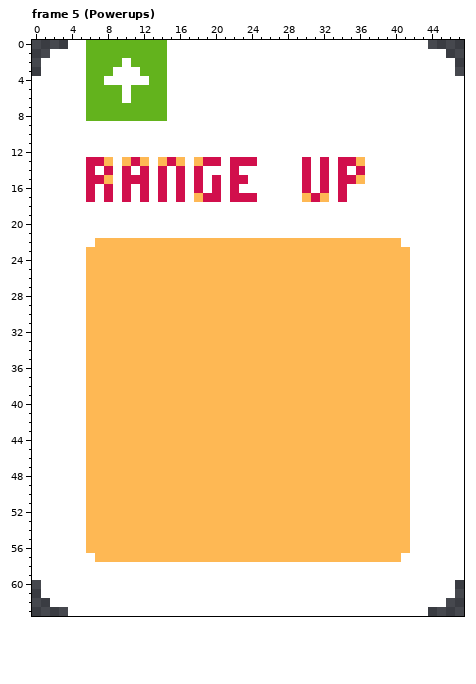
Pixel-art file: .project/art/cards.aseprite. Above, as it was before the edit.
48x64 pixels, 8 frames. Shown: frame 5 (Powerups). The commit also changed other frames, which this record leaves out.
After the commit:
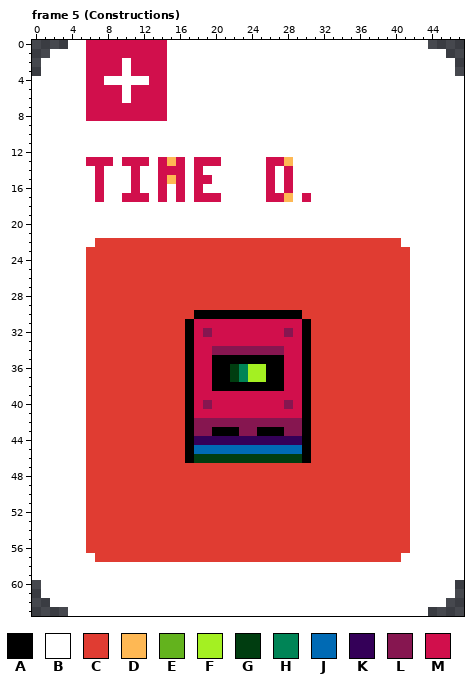
Palette (. is transparent): A #000000  B #ffffff  C #e03c32  D #feb854  E #63b31d  F #a4f022  G #003d10  H #008456  J #006ab4  K #340058  L #861650  M #d10f4c
Diff:
Frame 5 (Constructions), layers "Layer 3", "Layer 1":
The author changed colour D to colour A in row 30 at x 18 to 29; in rows 31 to 34 at x 17 and 30; in row 35 at x 17, 20 to 27 and 30; in rows 36 to 37 at x 17, 20 to 21, 26 to 27 and 30; in row 38 at x 17, 20 to 27 and 30; in rows 39 to 42 at x 17 and 30.
The author changed colour D to colour A in row 43 at x 17, 20 to 22, 25 to 27 and 30; in rows 44 to 46 at x 17 and 30.
The author changed colour D to colour B in row 13 at x 36; in row 15 at x 8 and 36; in row 17 at x 32.
The author changed colour M to colour B in row 13 at x 22 to 24, 30, 32 and 34 to 35; in row 14 at x 6, 8, 10, 12, 22, 30, 32, 34 and 36; in row 15 at x 6, 10, 12, 20, 22 to 23, 30, 32 and 34 to 35; in row 16 at x 6, 8, 10, 12, 20, 22, 30, 32 and 34; in row 17 at x 6, 8, 22 to 24, 31 and 34.
The author changed colour D to colour C in row 22 at x 7 to 40; in rows 23 to 29 at x 6 to 41; in row 30 at x 6 to 17 and 30 to 41; in rows 31 to 46 at x 6 to 16 and 31 to 41; in rows 47 to 56 at x 6 to 41; in row 57 at x 7 to 40.
The author changed colour B to colour D in row 13 at x 28; in row 15 at x 15; in row 17 at x 28.
The author changed colour M to colour D in row 13 at x 15.
The author changed colour D to colour F in rows 36 to 37 at x 24 to 25.
The author changed colour D to colour G in rows 36 to 37 at x 22; in row 46 at x 18 to 29.
The author changed colour D to colour H in rows 36 to 37 at x 23.
The author changed colour D to colour J in row 45 at x 18 to 29.
The author changed colour D to colour K in row 44 at x 18 to 29.
The author changed colour D to colour L in row 32 at x 19 and 28; in row 34 at x 20 to 27; in row 40 at x 19 and 28; in row 42 at x 18 to 29; in row 43 at x 18 to 19, 23 to 24 and 28 to 29.
The author changed colour B to colour M in row 3 at x 9 and 11; in row 13 at x 26 to 27; in row 14 at x 7, 11, 15, 26 and 28; in row 15 at x 19, 26 and 28; in row 16 at x 7, 11, 26 and 28; in row 17 at x 7, 11 and 26 to 27.
The author changed colour D to colour M in row 13 at x 8, 10, 12, 14, 16 and 18; in row 17 at x 18 and 30; in row 31 at x 18 to 29; in row 32 at x 18, 20 to 27 and 29; in row 33 at x 18 to 29; in rows 34 to 38 at x 18 to 19 and 28 to 29.
The author changed colour D to colour M in row 39 at x 18 to 29; in row 40 at x 18, 20 to 27 and 29; in row 41 at x 18 to 29.
The author changed colour E to colour M in rows 0 to 1 at x 6 to 14; in row 2 at x 6 to 9 and 11 to 14; in row 3 at x 6 to 8 and 12 to 14; in row 4 at x 6 to 7 and 13 to 14; in rows 5 to 6 at x 6 to 9 and 11 to 14; in rows 7 to 8 at x 6 to 14.
Pixel boxes of the changes (left, top, right, bottom) in both pictures:
changed: (86, 40, 167, 121)
changed: (86, 157, 365, 202)
changed: (86, 238, 410, 562)
